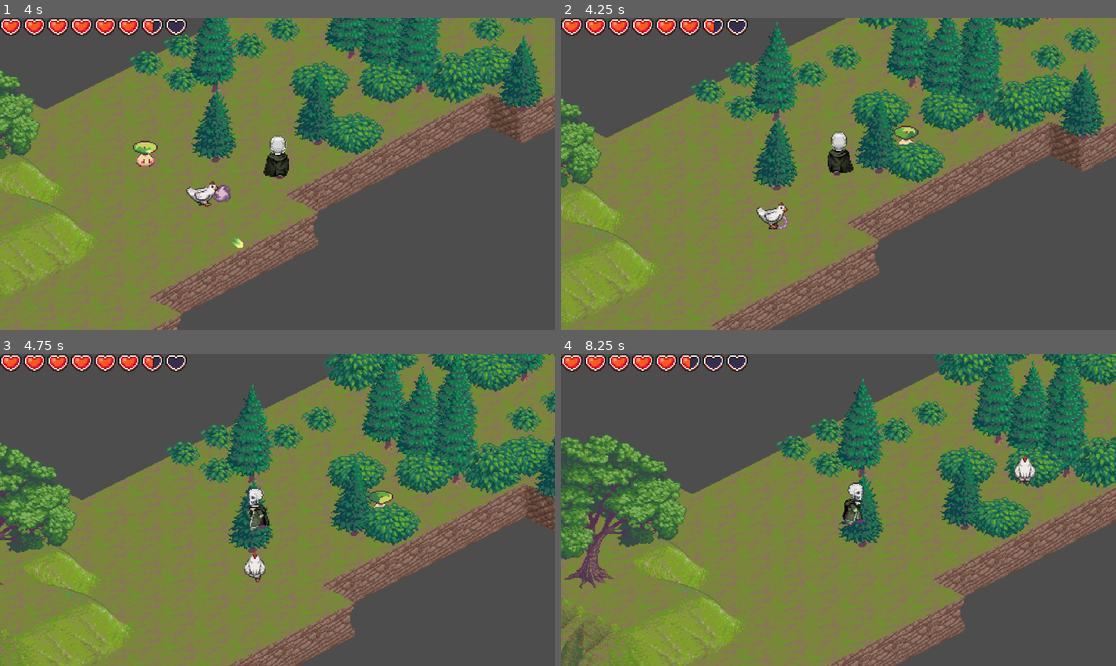
Above: before the commit, frames 1-4 (two rows, left to right).
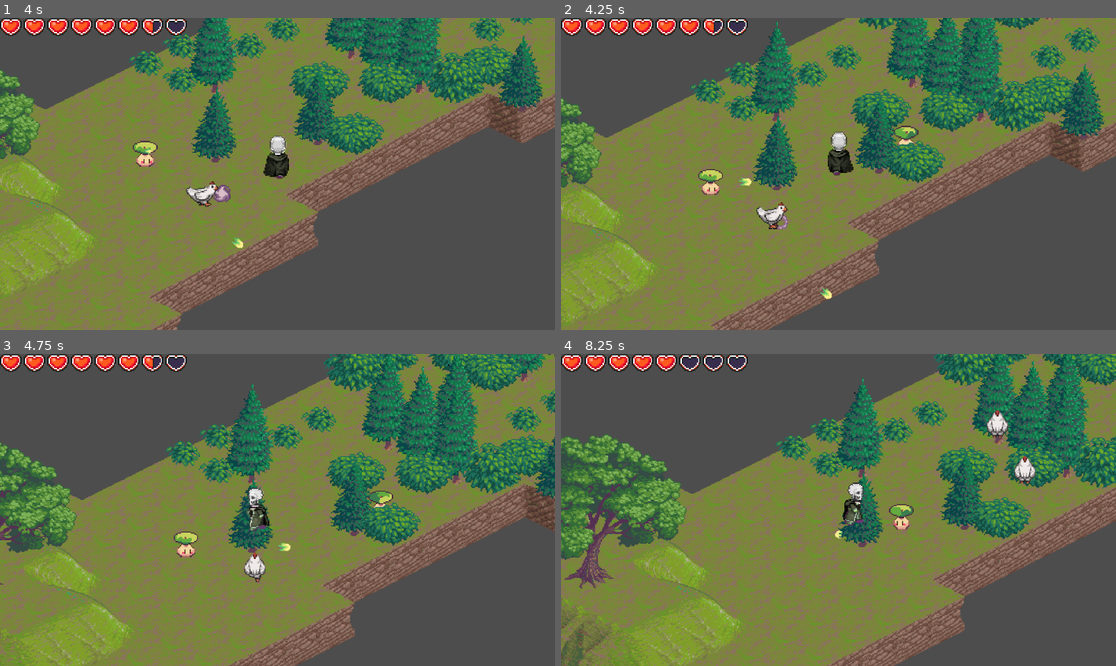
Above: after the commit, the same moments.

Repository: XMNNguyen/ECS179
Game: Godot game, scene res://Scenes/Starting_Menu.tscn
Same seed, same stepped clock (60 frames per second), same inputs: the game is played once before the commit and once after it.
Inputs:
- Up to frame 1 (4 s): click "Start" at 0.5 s; tap Enter at 1.25 s; hold D (right) 1.28-2.03 s; hold S (down) 2.03-2.78 s; hold D (right) 2.78-3.53 s; hold W (up) from 3.53 s (still down)
- Up to frame 2 (4.25 s): keep holding W (up)
- Up to frame 3 (4.75 s): release W (up) at 4.28 s; hold A (left) from 4.28 s (still down)
- Up to frame 4 (8.25 s): release A (left) at 5.78 s; hold S (down) 5.78-6.53 s; hold D (right) 6.53-7.28 s; hold W (up) 7.28-8.03 s; hold D (right) from 8.03 s (still down)

Frame 1 is identical in both runs. In frame 2, 0.3% of the frame differs, in the area x 24-49%, y 48-91%; in frame 3, 0.3%; in frame 4, 0.6%, in the area x 21-81%, y 0-60%.

Commit message:
fixed bug where if bullet hits, all enemies take damage

Diff:
--- a/ecs179_project/Scripts/Attacks/standard_bullet.gd
+++ b/ecs179_project/Scripts/Attacks/standard_bullet.gd
@@ -42,7 +42,7 @@
 func _on_hit_box_area_entered(area: Area2D) -> void:
 	# if we have entered the Player's hurtbox, explode the bullet
 	if area.name == "hurtBox" && area.get_parent().is_in_group("Enemies"):
-		signals.take_damage.emit(damage)
+		area.get_parent()._on_take_damage(damage)
 		velocity = Vector2(0, 0)
 		cur_state = state.DEATH
 		state_machine.travel(state_keys[cur_state])
